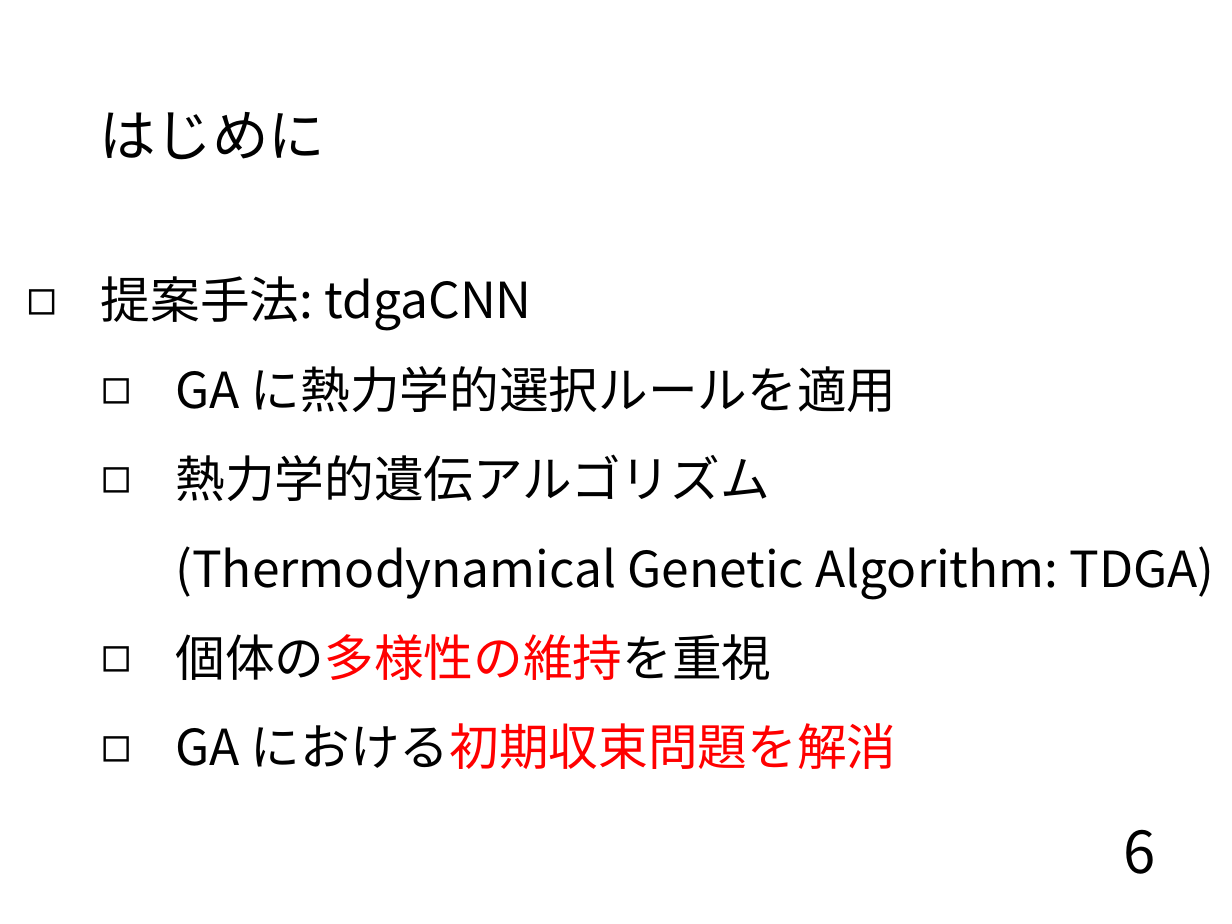
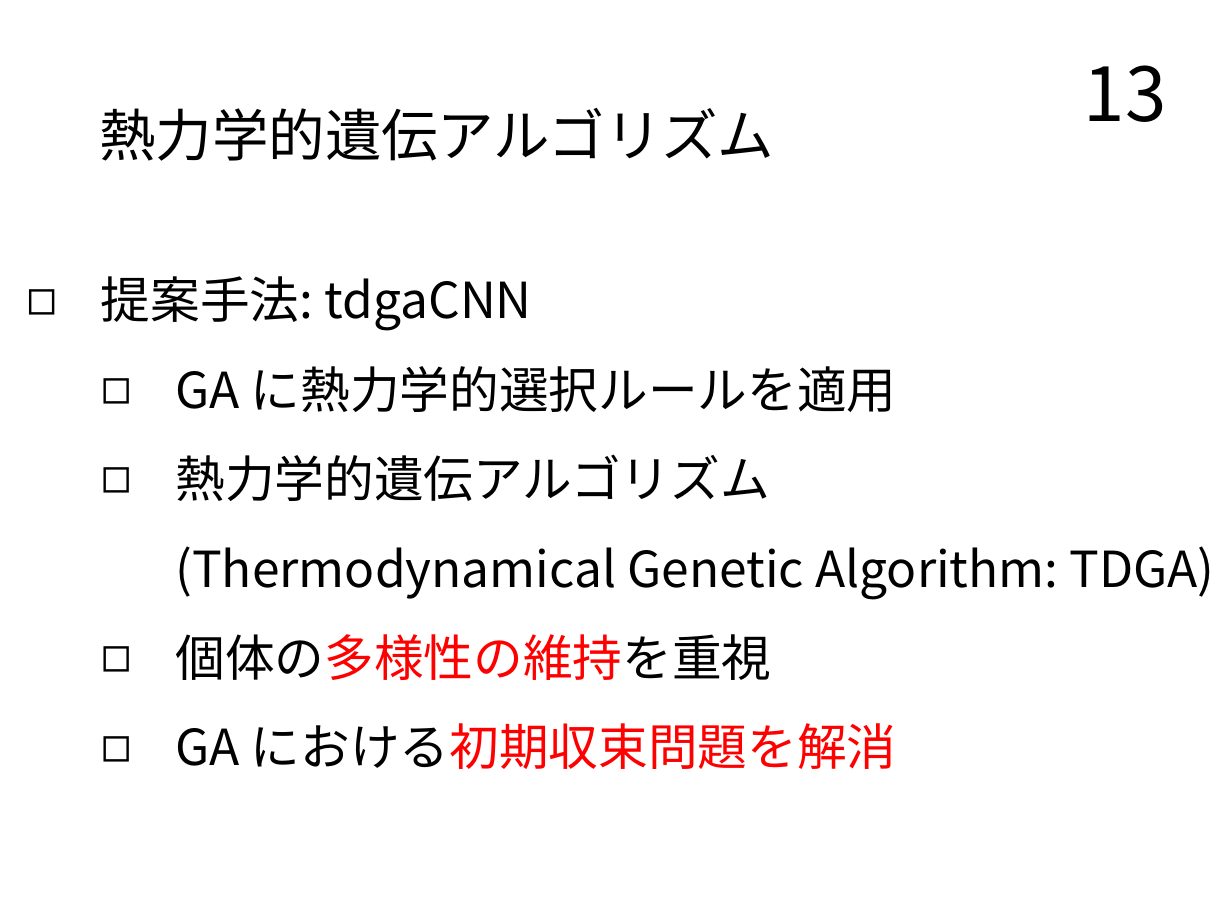
Before and after one commit to TairaTomotaka/kadai, a slide deck: slide 13 of prsn/20221129.pptx (slide 6 before the commit). Drawn at 1232x924 pixels with LibreOffice and Linux fonts; fonts in the diff are those of the drawing. Boxes give left, top, right and bottom in pixels: in the first picture for what was removed or moved away, otherwise in the second. Text is boxed around its words. In the diff, an @@ line names an element or a change of style, - is before the commit and + after.

```diff
--- a/prsn/20221129.pptx
+++ b/prsn/20221129.pptx
@@ page number added at [1084, 65, 1167, 122], 36 pt, text #000000 @@
+13
@@ title at [100, 108, 775, 161]: text changed @@
-はじめに
+熱力学的遺伝アルゴリズム
@@ page number removed at [1123, 829, 1155, 874] @@
-6
```
Also in this commit, not shown: 10 other slides changed, 13 slides added, 1 other file.
